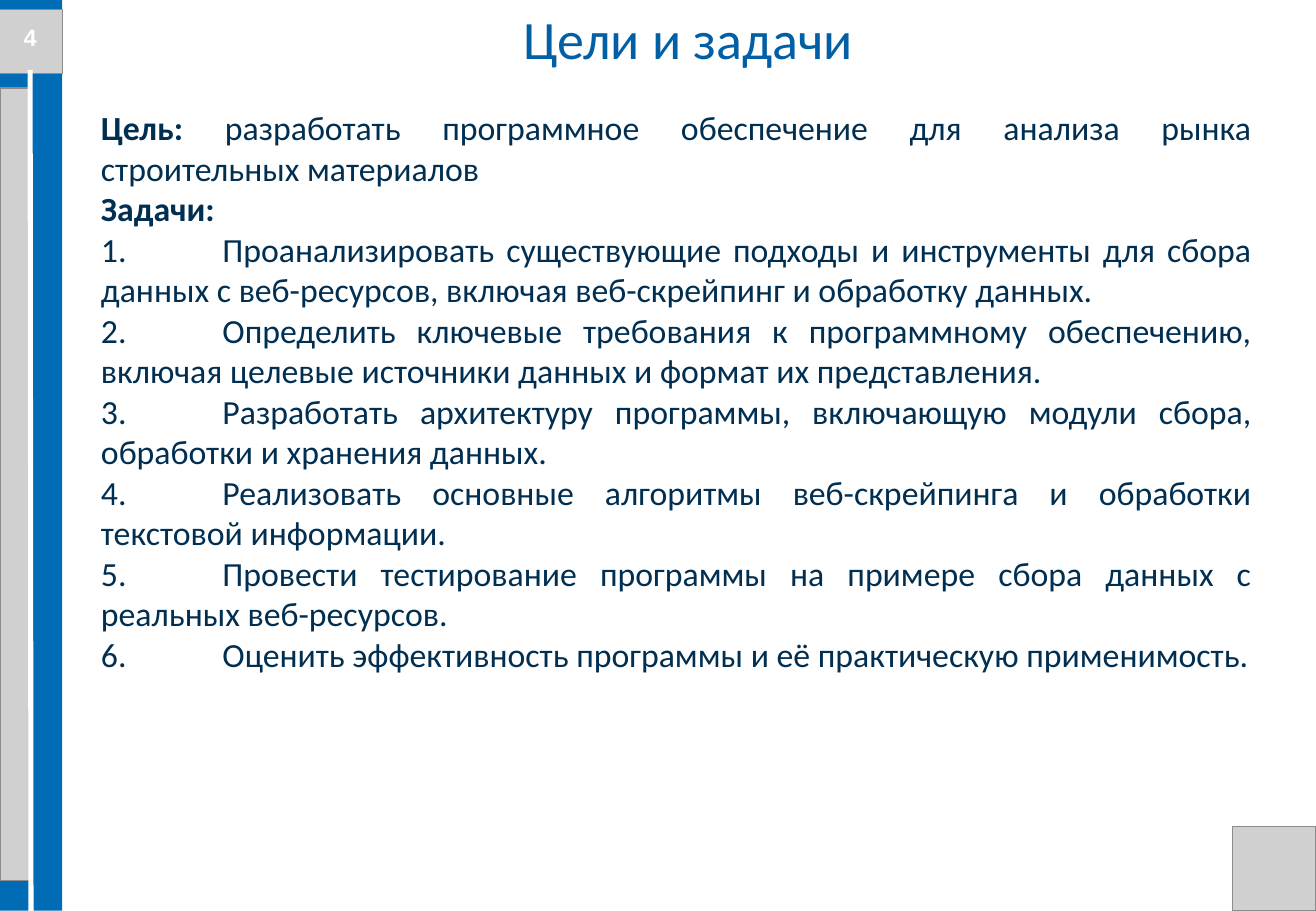
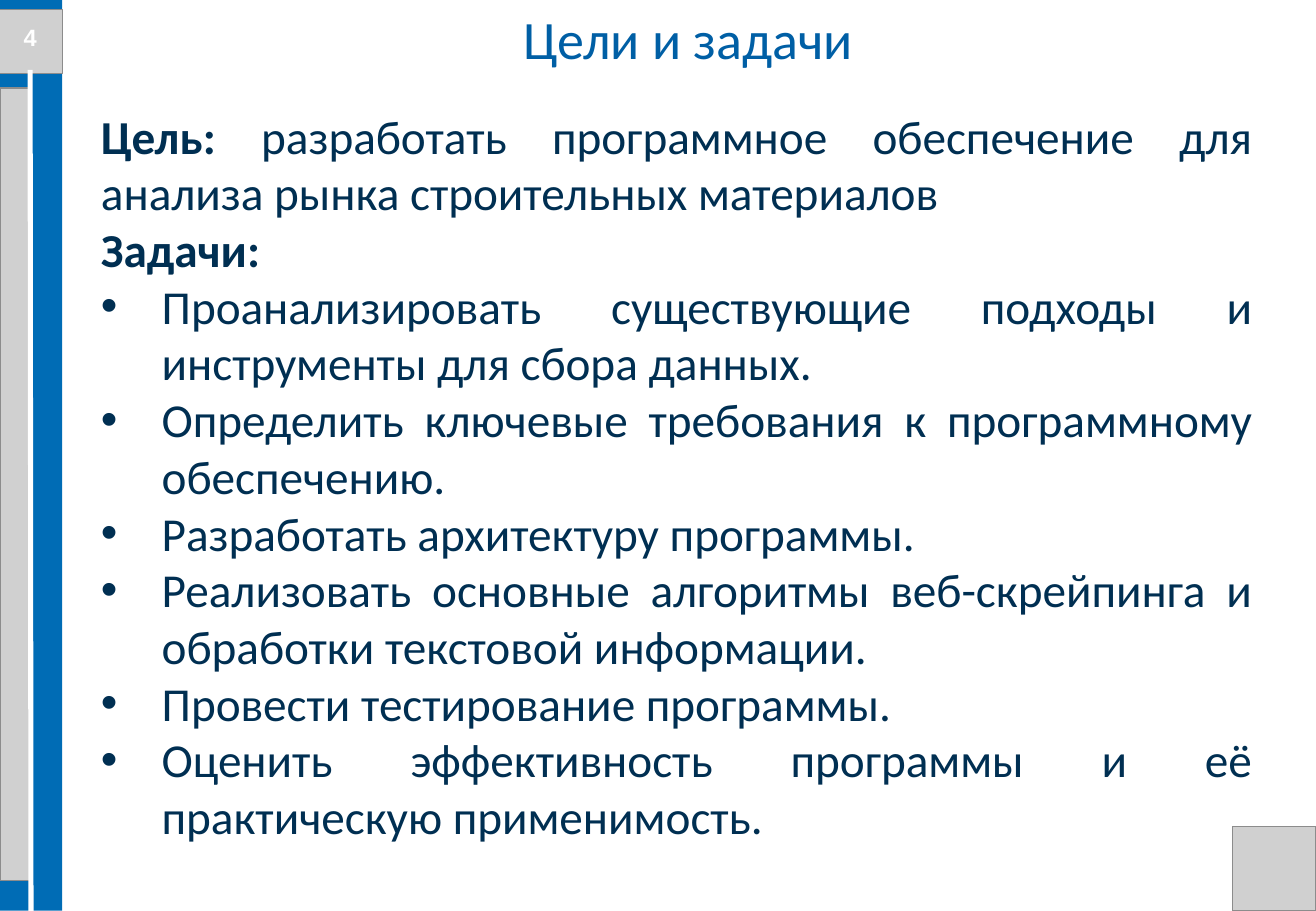
Before and after one commit to Evgenij1234/Diplom-work, a slide deck: slide 4 of Documents/Презентация диплома Семенов Е.А. БПЦ 21-01.pptx. Drawn at 1316x911 pixels with LibreOffice and Linux fonts; fonts in the diff are those of the drawing; grey boxes stand for pictures; background and template pictures are left out. Boxes give left, top, right and bottom in pixels: in the first picture for what was removed or moved away, otherwise in the second. Text is boxed around its words. In the diff, an @@ line names an element or a change of style, - is before the commit and + after.

```diff
--- a/Documents/Презентация диплома Семенов Е.А. БПЦ 21-01.pptx
+++ b/Documents/Презентация диплома Семенов Е.А. БПЦ 21-01.pptx
@@ text at (101, 122, 1252, 275): size 20 to 28 pt in "Цель: разработать программное обеспечение для анализа рынка ...", "Задачи:" @@
@@ text at (162, 293, 1253, 842): text changed; size 20 to 28 pt @@
-1. Проанализировать существующие подходы и инструменты для сбора данных с веб-ресурсов, включая веб-скрейпинг и обработку данных.
-2. Определить ключевые требования к программному обеспечению, включая целевые источники данных и формат их представления.
-3. Разработать архитектуру программы, включающую модули сбора, обработки и хранения данных.
-4. Реализовать основные алгоритмы веб-скрейпинга и обработки текстовой информации.
-5. Провести тестирование программы на примере сбора данных с реальных веб-ресурсов.
-6. Оценить эффективность программы и её практическую применимость.
+• Проанализировать существующие подходы и инструменты для сбора данных.
+• Определить ключевые требования к программному обеспечению.
+• Разработать архитектуру программы.
+• Реализовать основные алгоритмы веб-скрейпинга и обработки текстовой информации.
+• Провести тестирование программы.
+• Оценить эффективность программы и её практическую применимость.
```
Also in this commit, not shown: 13 other slides changed, 6 other files.
